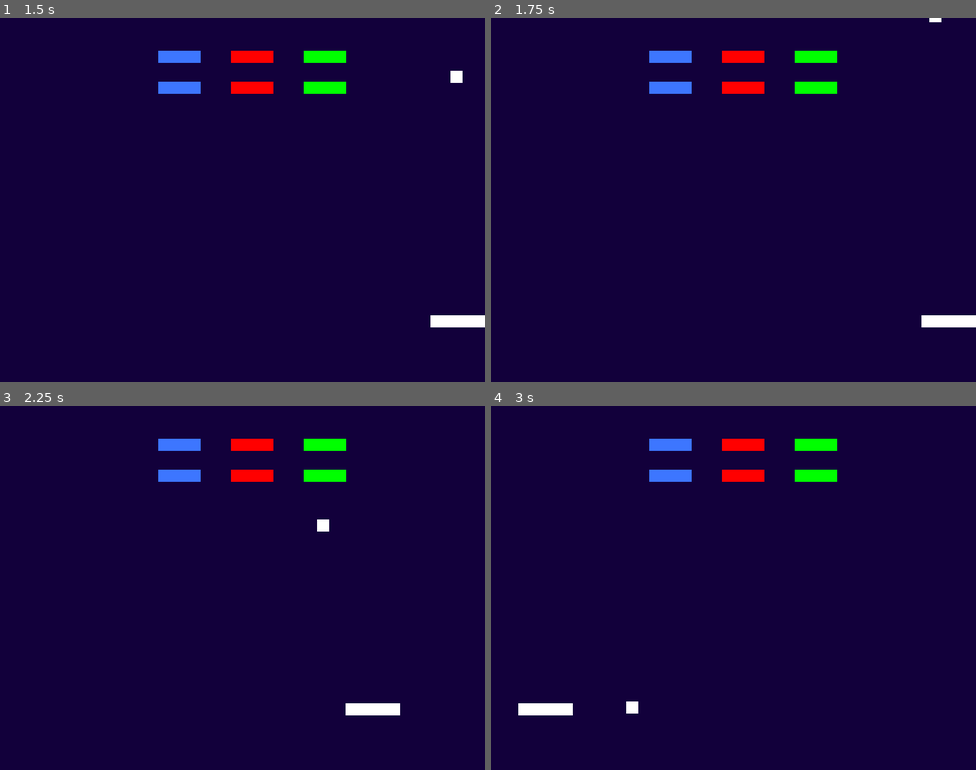
Above: before the commit, frames 1-4 (two rows, left to right).
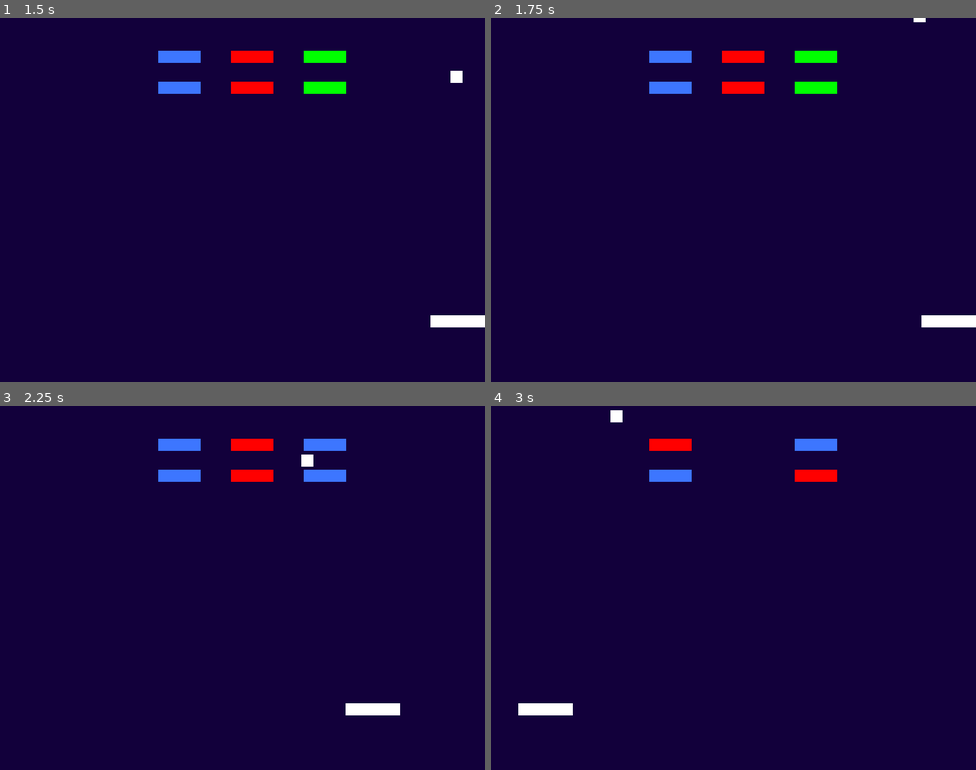
Above: after the commit, the same moments.

Repository: Gui-dev/breakout-game
Game: Godot game, scene res://src/levels/level_02.tscn
The game is run twice, just before and just after one commit, with the same random seed, the same clock (stepped at 60 frames per second) and the same inputs. The project has no main scene, so this scene is started directly.
Inputs:
- Up to frame 1 (1.5 s): tap Enter at 0.5 s; hold D (move_right) from 0.53 s (still down); tap Space (throw-ball) at 0.6, 1.35 s
- Up to frame 2 (1.75 s): keep holding D (move_right)
- Up to frame 3 (2.25 s): release D (move_right) at 2.03 s; hold A (move_left) from 2.03 s (still down); tap Space (throw-ball) at 2.1 s
- Up to frame 4 (3 s): keep holding A (move_left); tap Space (throw-ball) at 2.85 s

Frame 1 is identical in both runs. In frame 2, less than 0.1% of the frame differs, in the area x 87-93%, y 0-2%; in frame 3, 0.8%; in frame 4, 1.6%, in the area x 24-72%, y 1-85%.

Commit message:
feat: add sfx

Diff:
--- a/src/ball/ball.tscn
+++ b/src/ball/ball.tscn
@@ -1,15 +1,21 @@
-[gd_scene load_steps=4 format=3 uid="uid://dvl6qscrvxciv"]
+[gd_scene load_steps=7 format=3 uid="uid://dvl6qscrvxciv"]
 
 [ext_resource type="Script" path="res://src/ball/scripts/ball.gd" id="1_dtc2c"]
 [ext_resource type="Texture2D" uid="uid://crf3o77qa6jbp" path="res://assets/sprites/bola.png" id="1_sw7xq"]
+[ext_resource type="AudioStream" uid="uid://coekrlycr2wlv" path="res://assets/effects/impacto-bloco.wav" id="3_o670l"]
+[ext_resource type="AudioStream" uid="uid://1n38qf8u83fb" path="res://assets/effects/impacto-paddle.wav" id="4_6kwg7"]
+[ext_resource type="AudioStream" uid="uid://bqonrdigtca7l" path="res://assets/effects/impacto-tela.wav" id="5_smkvo"]
 
 [sub_resource type="RectangleShape2D" id="RectangleShape2D_et4pn"]
 
-[node name="ball" type="Area2D" node_paths=PackedStringArray("ball_timer")]
+[node name="ball" type="Area2D" node_paths=PackedStringArray("ball_timer", "block_audio", "player_audio", "screen_audio")]
 collision_layer = 8
 collision_mask = 7
 script = ExtResource("1_dtc2c")
 ball_timer = NodePath("timer")
+block_audio = NodePath("block_audio")
+player_audio = NodePath("player_audio")
+screen_audio = NodePath("screen_audio")
 
 [node name="sprite" type="Sprite2D" parent="."]
 texture = ExtResource("1_sw7xq")
@@ -20,5 +26,14 @@
 [node name="timer" type="Timer" parent="."]
 one_shot = true
 
+[node name="block_audio" type="AudioStreamPlayer" parent="."]
+stream = ExtResource("3_o670l")
+
+[node name="player_audio" type="AudioStreamPlayer" parent="."]
+stream = ExtResource("4_6kwg7")
+
+[node name="screen_audio" type="AudioStreamPlayer" parent="."]
+stream = ExtResource("5_smkvo")
+
 [connection signal="body_entered" from="." to="." method="_on_body_entered"]
 [connection signal="timeout" from="timer" to="." method="_on_timer_timeout"]
--- a/src/ball/scripts/ball.gd
+++ b/src/ball/scripts/ball.gd
@@ -7,14 +7,17 @@
 var new_direction: Vector2 = Vector2.ZERO
 var first_throw: bool = true
 var ball_fell: bool = false
-var screen_minimum_size_x: float = 1
-var screen_maximum_size_x: float = 790
+var screen_minimum_size_x: float = 1.0
+var screen_maximum_size_x: float = 780.0
 var screen_minimum_size_y: float = 1
-var screen_maximum_size_y: float = 590
+var screen_maximum_size_y: float = 580.0
 @export_category("variables")
 @export var ball_speed: float = 400.0
 @export_category("objects")
 @export var ball_timer: Timer = null
+@export var block_audio: AudioStreamPlayer
+@export var player_audio: AudioStreamPlayer
+@export var screen_audio: AudioStreamPlayer
 
 
 func _ready() -> void:
@@ -46,10 +49,12 @@
 
 
 func verify_ball_position() -> void:
-  if position.y <= screen_maximum_size_y:
+  if position.y < screen_maximum_size_y:
     if position.y < screen_minimum_size_y:
+      screen_audio.play()
       new_direction.y *= -1
     if position.x < screen_minimum_size_x or position.x > screen_maximum_size_x:
+      screen_audio.play()
       new_direction.x *= -1
   if position.y > screen_maximum_size_y and not ball_fell:
     ball_timer.start()
@@ -64,8 +69,10 @@
 
 func _on_body_entered(body: StaticBody2D) -> void:
   if body.is_in_group("player"):
+    player_audio.play()
     new_direction.y *= -1
   if body.is_in_group("block"):
+    block_audio.play()
     body.hit_damage()
     new_direction.y *= -1
 
